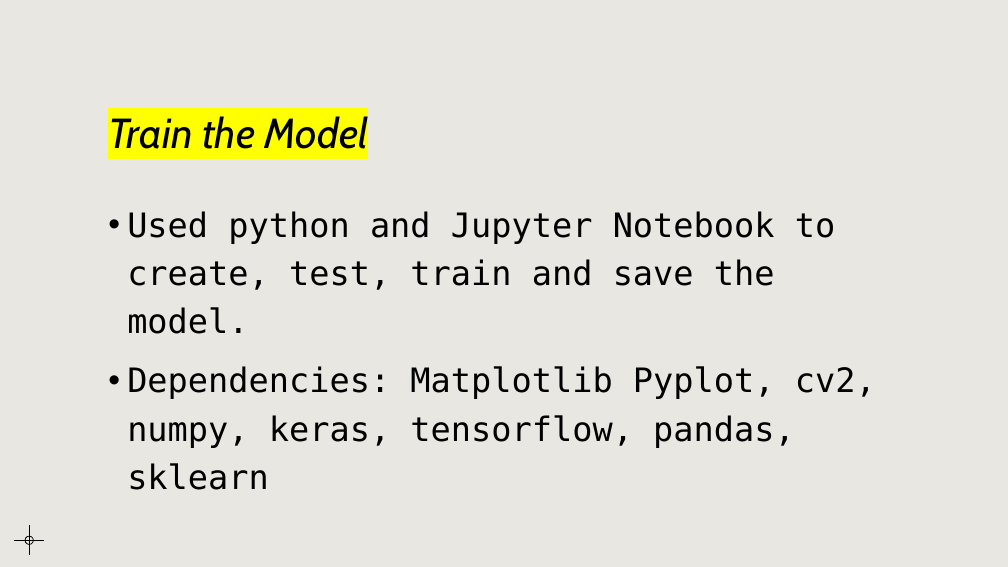
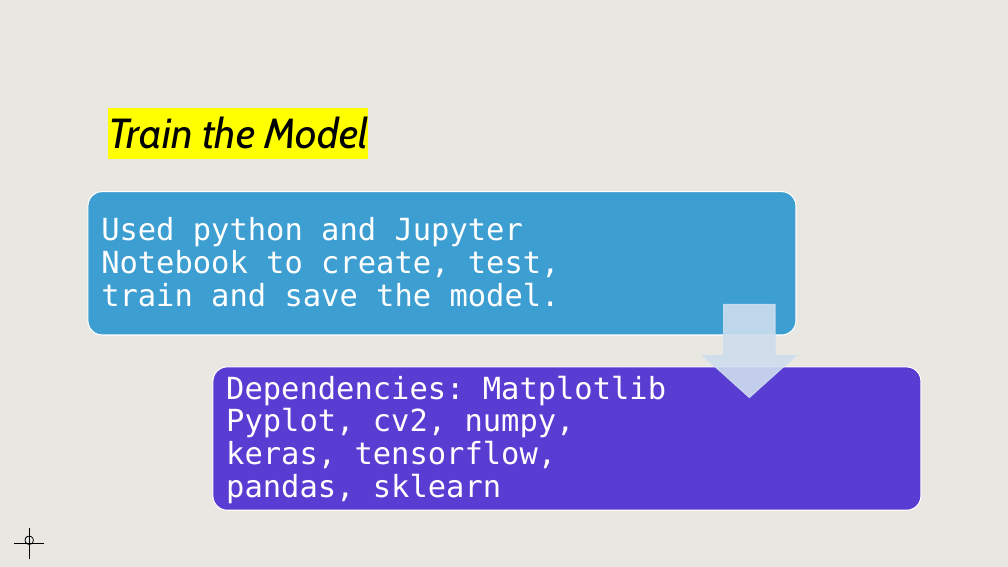
Before and after one commit to ashante112/final_project, a slide deck: slide 5 of Presentation.pptx. Drawn at 1008x567 pixels with LibreOffice and Linux fonts; fonts in the diff are those of the drawing. Boxes give left, top, right and bottom in pixels: in the first picture for what was removed or moved away, otherwise in the second. Text is boxed around its words. In the diff, an @@ line names an element or a change of style, - is before the commit and + after.

```diff
--- a/Presentation.pptx
+++ b/Presentation.pptx
@@ text "Used python and Jupyter Notebook ...": place and size @@
-text "Used python and Jupyter Notebook ..." at [127,211,876,490]
+text "Used python and Jupyter Notebook ..." at [101,217,560,307]
@@ text "Used python and Jupyter Notebook ..." at [101,217,560,307]: size 32 to 29 pt, text colour #000000 to #FFFFFF; bullet • to none; line spacing 1.2 to 0.9; vertical alignment top to middle @@
@@ group added at [88,191,922,510]: 2 rounded rectangles, 1 text, 1 down arrow @@
+Dependencies: Matplotlib Pyplot, cv2, numpy, keras, tensorflow, pandas, sklearn
@@ text at [127,366,876,490]: paragraph removed @@
-• Dependencies: Matplotlib Pyplot, cv2, numpy, keras, tensorflow, pandas, sklearn
@@ ellipse removed at [25,536,33,544] @@
@@ ellipse added at [25,536,33,544], outline #000000 0.75 pt @@
@@ line removed from (29, 555) to (29, 526) @@
@@ line added from (29, 559) to (29, 529), #000000 0.75 pt @@
@@ line removed from (14, 541) to (44, 541) @@
@@ line added from (14, 544) to (44, 544), #000000 0.75 pt @@
```
Also in this commit, not shown: 6 other slides changed, 1 slide added, 1 slide removed, 6 other files.
